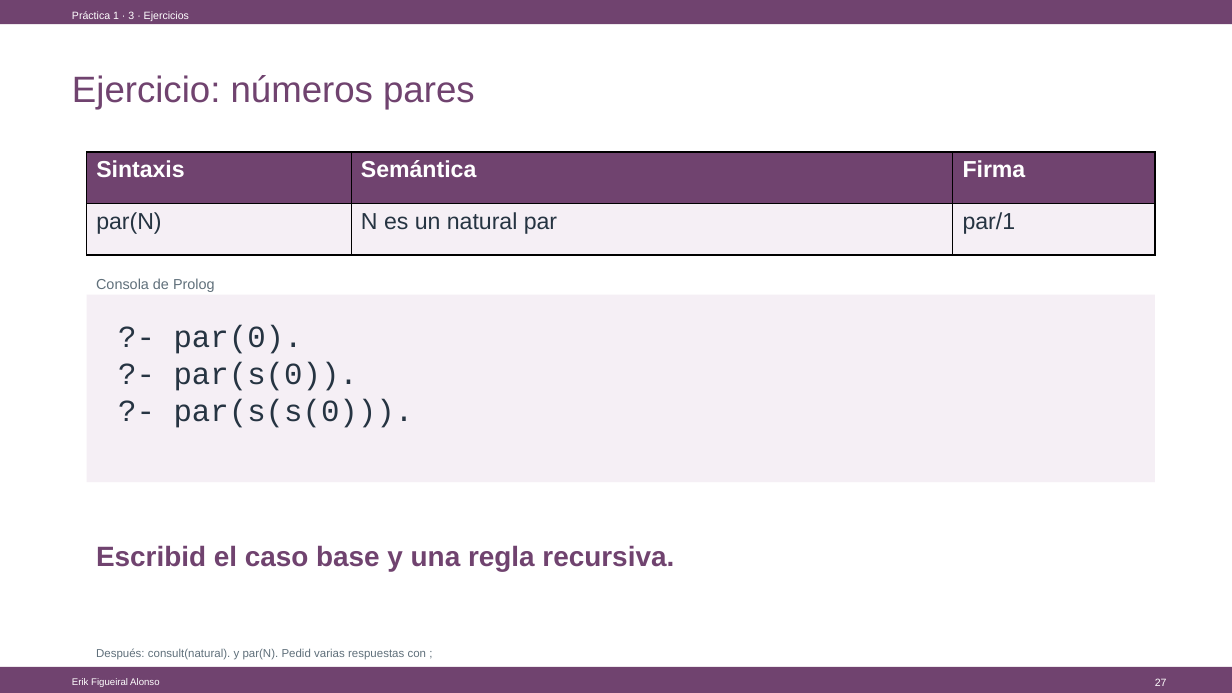
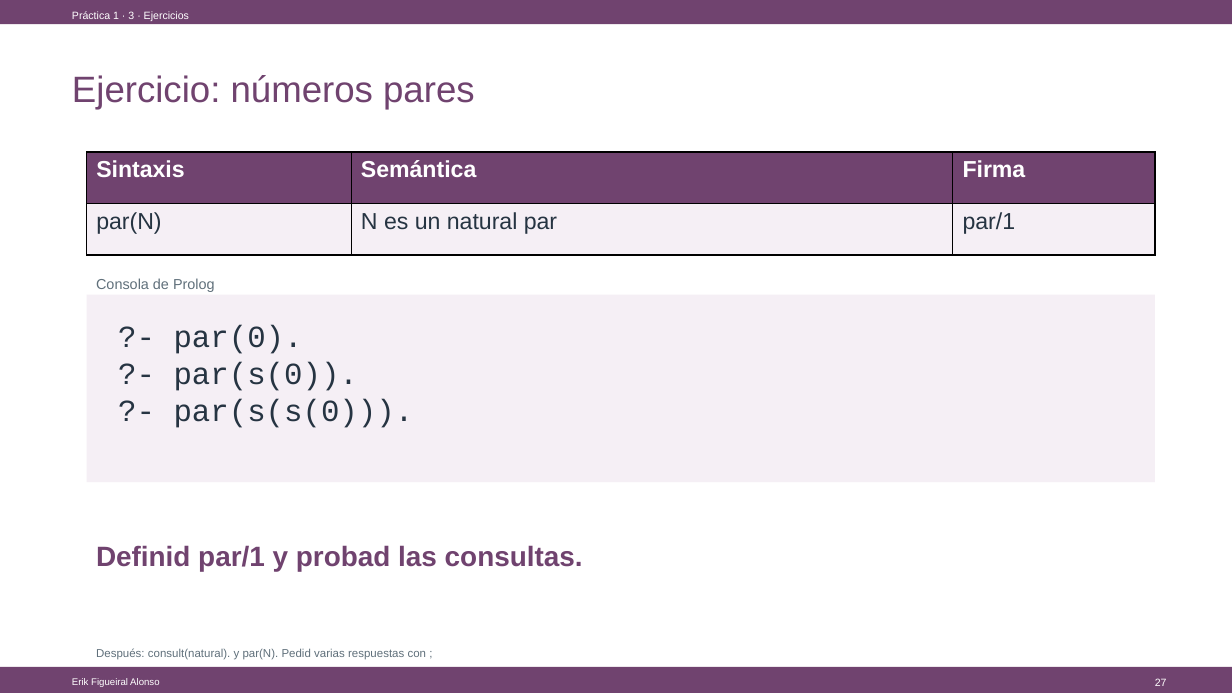
Before and after one commit to Figueiral-Alonso/Docencia, a slide deck: slide 27 of 26/Lógica Computacional/LAB1/LAB1_Introduccion_a_Prolog.pptx. Drawn at 1232x693 pixels with LibreOffice and Linux fonts; fonts in the diff are those of the drawing. Boxes give left, top, right and bottom in pixels: in the first picture for what was removed or moved away, otherwise in the second. Text is boxed around its words. In the diff, an @@ line names an element or a change of style, - is before the commit and + after.

```diff
--- a/26/Lógica Computacional/LAB1/LAB1_Introduccion_a_Prolog.pptx
+++ b/26/Lógica Computacional/LAB1/LAB1_Introduccion_a_Prolog.pptx
@@ text at <box>96,545,583,572</box>: text changed @@
-Escribid el caso base y una regla recursiva.
+Definid par/1 y probad las consultas.
```
Also in this commit, not shown: 6 other slides changed, 3 other files.
